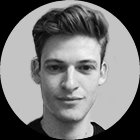
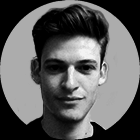
Layer changes from the first 140×140 image to the second:
pixels changed over [0, 0, 140, 140] (layer not identified)
